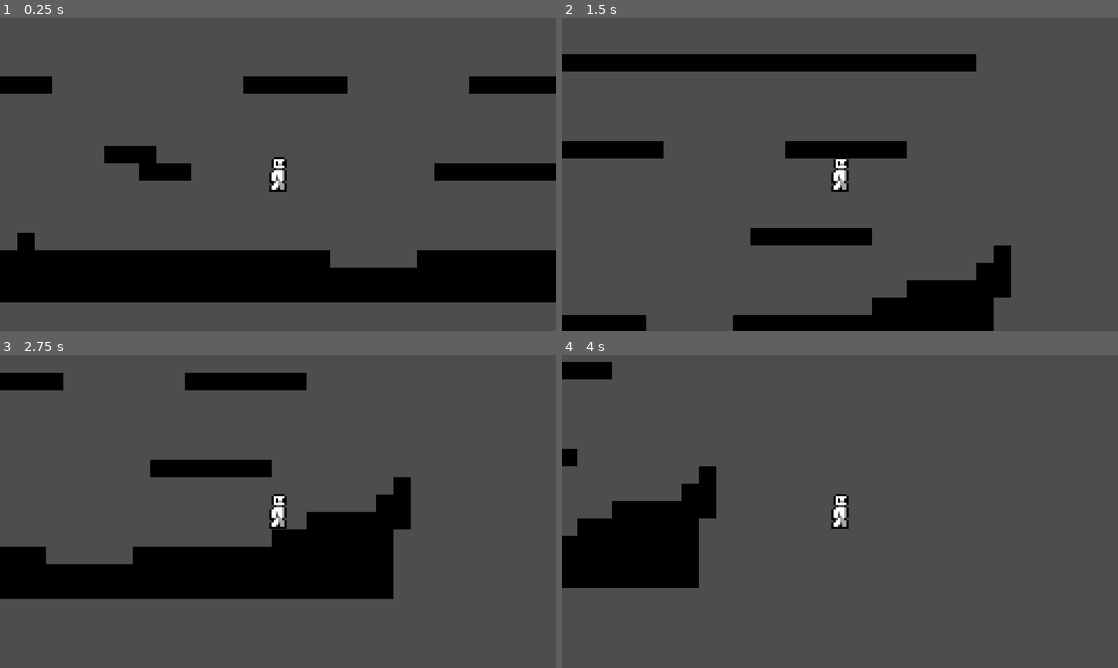
Above: before the commit, frames 1-4 (two rows, left to right).
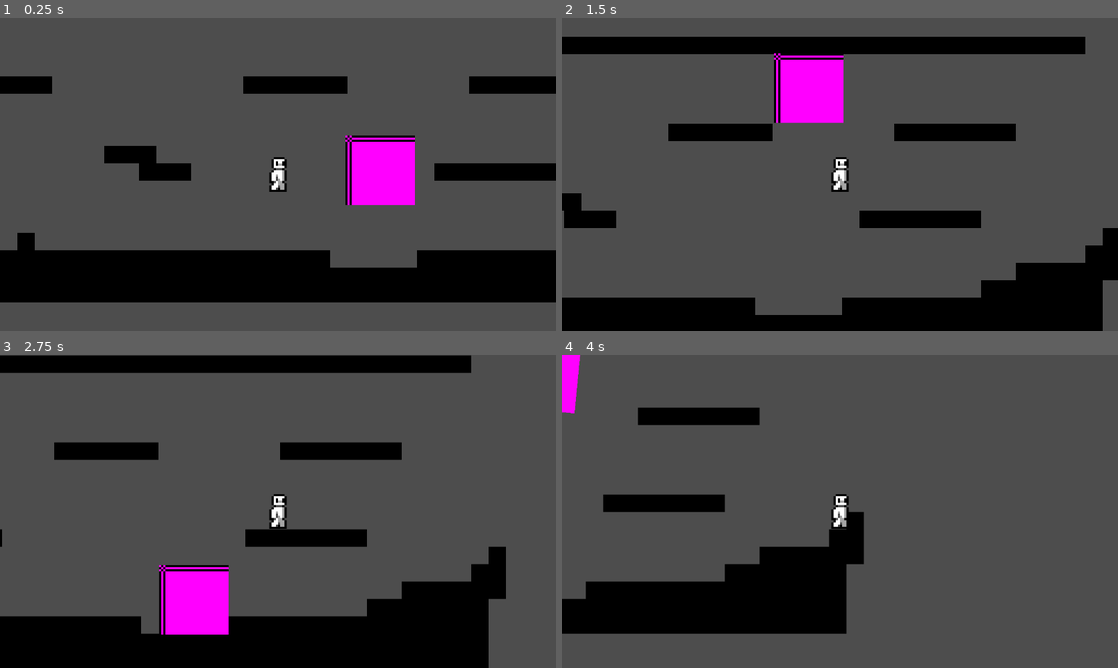
Above: after the commit, the same moments.

Repository: Choco-latez/gmtk-2026
Game: Godot game, scene res://Map/map_test.tscn
The game is run twice, just before and just after one commit, with the same random seed, the same clock (stepped at 60 frames per second) and the same inputs.
Inputs:
- Up to frame 1 (0.25 s): no input
- Up to frame 2 (1.5 s): hold W (JUMP) 0.53-1.28 s; hold Right (RIGHT) from 0.53 s (still down); tap 6 (InvertGrav, bound only after the commit) at 0.6 s; tap W (JUMP) at 1.35 s
- Up to frame 3 (2.75 s): tap W (JUMP) at 1.52, 1.82 s; tap 6 (InvertGrav, bound only after the commit) at 1.55 s; release Right (RIGHT) at 2.03 s; hold Left (LEFT) from 2.03 s (still down); hold W (JUMP) from 2.03 s (still down); tap Q (DIVE) at 2.1 s
- Up to frame 4 (4 s): release Left (LEFT) at 2.78 s; release W (JUMP) at 2.78 s; hold Right (RIGHT) from 2.78 s (still down); tap 6 (InvertGrav, bound only after the commit) at 2.85, 3.6 s; tap W (JUMP) at 3.02, 3.32 s; hold W (JUMP) from 3.53 s (still down)

The runs differ from the first frame. In frame 1, 2.8% of the frame differs, in the area x 62-75%, y 37-60%; in frame 2, 28%; in frame 3, 41%, in the area x 0-91%, y 0-100%; in frame 4, 19%.

Commit message:
Added inverting Gravity

Diff:
--- a/gmtk-2026/Entities/Character Entities/Player/Scripts/Player.gd
+++ b/gmtk-2026/Entities/Character Entities/Player/Scripts/Player.gd
@@ -2,26 +2,40 @@
 
 
 const SPEED = 120.0
-const JUMP_VELOCITY = -100.0
+var JUMP_VELOCITY = -100.0
 var can_jump : bool
 var continue_jump : bool
 
 var base_additional_jumps : int = 1
 var additional_jumps_available : int
 
-
 var dive_available : bool = true
 var diving : bool = false
+var grav_norm = true
 
 
+func change_gravity(new_grav : Vector2) -> void:
+	JUMP_VELOCITY *= -1
+	PhysicsServer2D.area_set_param(get_viewport().find_world_2d().space, PhysicsServer2D.AREA_PARAM_GRAVITY_VECTOR, new_grav)
+
+func _change_player_grav() -> void:
+	if Input.is_action_just_pressed("InvertGrav"):
+		if grav_norm == true:
+			change_gravity(Vector2.UP)
+			grav_norm = false
+		else:
+			change_gravity(Vector2.DOWN)
+			grav_norm = true
 
 func _physics_process(delta: float) -> void:
+	_change_player_grav()
 	gravity(delta)
 	handle_dive()
 	handle_jump()
 	calculate_movement()
 
 	move_and_slide()
+
 
 	print(diving)
 
--- /dev/null
+++ b/gmtk-2026/Map/map_test.gd
@@ -0,0 +1,12 @@
+extends Node2D
+@onready var player: CharacterBody2D = $CharacterBody2D
+var grav_norm := true
+
+
+# Called when the node enters the scene tree for the first time.
+func _ready() -> void:
+	pass # Replace with function body.
+
+# Called every frame. 'delta' is the elapsed time since the previous frame.
+func _process(delta: float) -> void:
+	pass
--- a/gmtk-2026/Map/map_test.tscn
+++ b/gmtk-2026/Map/map_test.tscn
@@ -1,7 +1,9 @@
 [gd_scene format=4 uid="uid://dcmsbb2x3n66b"]
 
+[ext_resource type="Script" uid="uid://ban4q3g8ejr2f" path="res://Map/map_test.gd" id="1_dwmtj"]
 [ext_resource type="Texture2D" uid="uid://b8ga7q73wvc7i" path="res://Sprites/temp tileset.png" id="1_uxbqh"]
 [ext_resource type="PackedScene" uid="uid://b148ktydjt3f7" path="res://Entities/Character Entities/Player/character_body_2d.tscn" id="2_wvdts"]
+[ext_resource type="PackedScene" uid="uid://cu5tca6vldp8p" path="res://Map/rigid_body_2d.tscn" id="4_hpyjb"]
 
 [sub_resource type="TileSetAtlasSource" id="TileSetAtlasSource_wvdts"]
 texture = ExtResource("1_uxbqh")
@@ -1040,6 +1042,7 @@
 sources/2 = SubResource("TileSetAtlasSource_wvdts")
 
 [node name="Map Test" type="Node2D" unique_id=1108890214]
+script = ExtResource("1_dwmtj")
 
 [node name="Tilemaps" type="Node2D" parent="." unique_id=1144737448]
 
@@ -1051,3 +1054,7 @@
 
 [node name="Camera2D" type="Camera2D" parent="CharacterBody2D" unique_id=1867189765]
 zoom = Vector2(5, 5)
+
+[node name="RigidBody2D" parent="." unique_id=1630588016 instance=ExtResource("4_hpyjb")]
+position = Vector2(47, -2)
+can_sleep = false
--- /dev/null
+++ b/gmtk-2026/Map/rigid_body_2d.tscn
@@ -0,0 +1,15 @@
+[gd_scene format=3 uid="uid://cu5tca6vldp8p"]
+
+[sub_resource type="PlaceholderTexture2D" id="PlaceholderTexture2D_yujqa"]
+size = Vector2(32, 32)
+
+[sub_resource type="RectangleShape2D" id="RectangleShape2D_yujqa"]
+size = Vector2(32, 32)
+
+[node name="RigidBody2D" type="RigidBody2D" unique_id=1630588016]
+
+[node name="Sprite2D" type="Sprite2D" parent="." unique_id=780818915]
+texture = SubResource("PlaceholderTexture2D_yujqa")
+
+[node name="CollisionShape2D" type="CollisionShape2D" parent="." unique_id=886015939]
+shape = SubResource("RectangleShape2D_yujqa")
--- a/gmtk-2026/project.godot
+++ b/gmtk-2026/project.godot
@@ -19,7 +19,6 @@
 
 window/size/viewport_width=1280
 window/size/viewport_height=720
-
 
 [dotnet]
 
@@ -90,7 +89,11 @@
 "events": [Object(InputEventKey,"resource_local_to_scene":false,"resource_name":"","device":-1,"window_id":0,"alt_press …(191 unchanged characters)…
 ]
 }
-
+InvertGrav={
+"deadzone": 0.2,
+"events": [Object(InputEventKey,"resource_local_to_scene":false,"resource_name":"","device":-1,"window_id":0,"alt_pressed":false,"shift_pressed":false,"ctrl_pressed":false,"meta_pressed":false,"pressed":false,"keycode":0,"physical_keycode":54,"key_label":0,"unicode":54,"location":0,"echo":false,"script":null)
+]
+}
 
 [physics]
 
Not shown, added: gmtk-2026/Map/map_test.gd.uid
